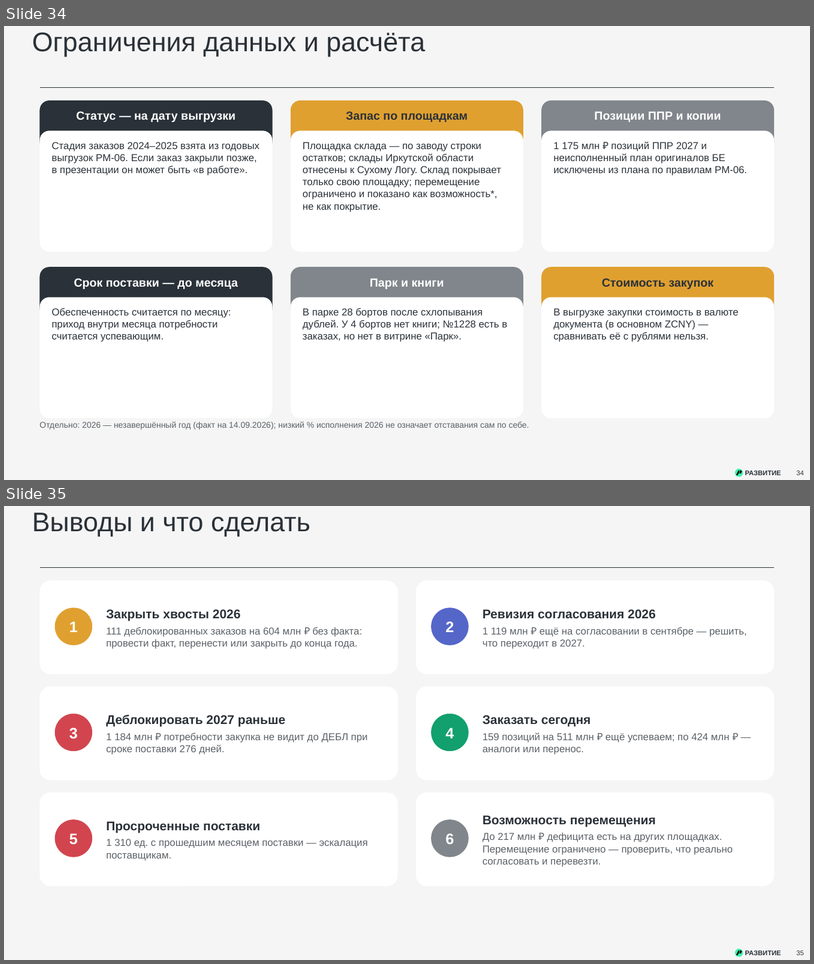
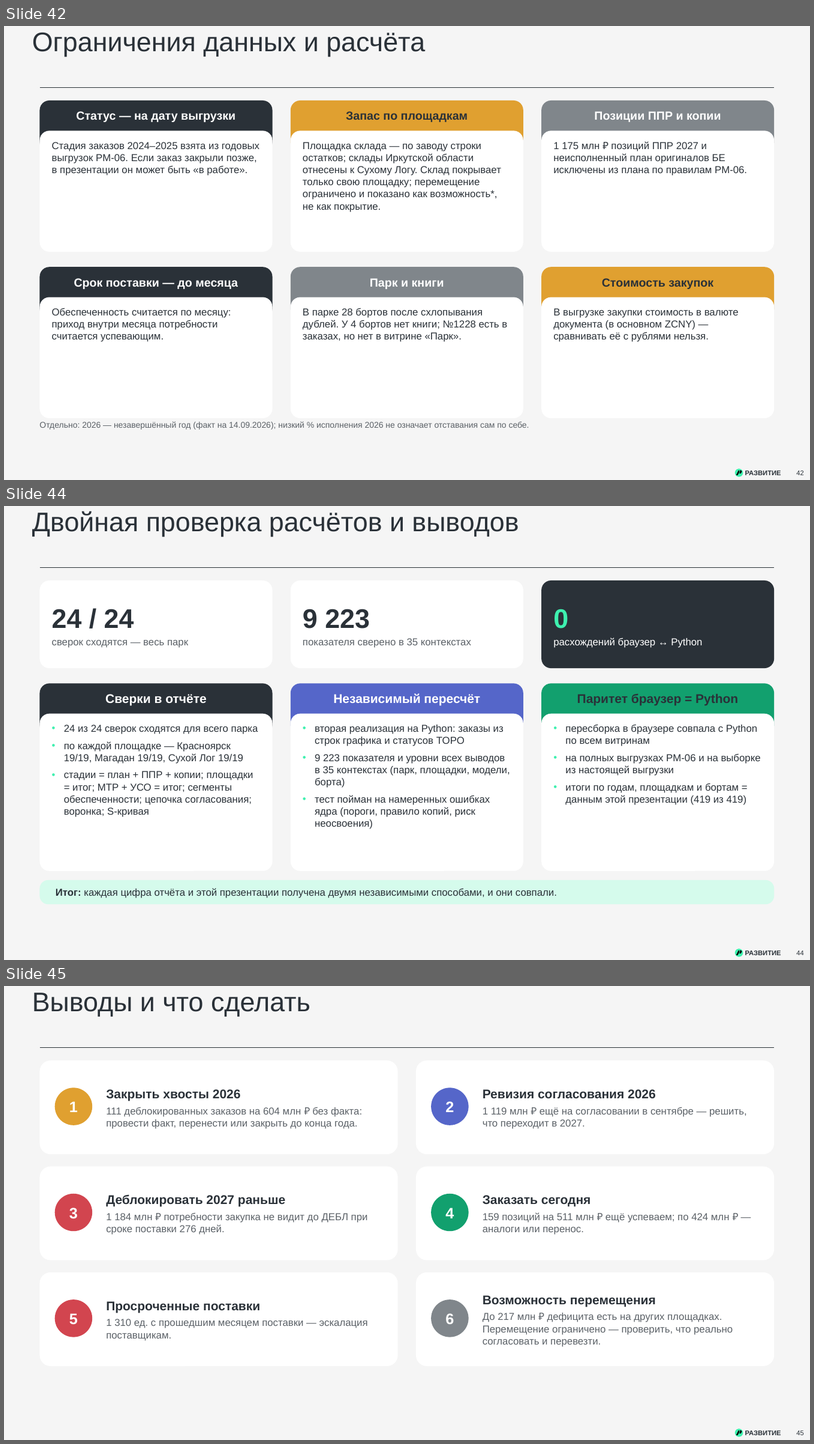
Before and after one commit to victorekuznetsov/TZ, a slide deck: exports/WK_ispolnenie_2024-2026_plan_2027.pptx. Shown one above the other, each under a label of ours: slides 34 and 35 before the commit, slides 42, 44 and 45 after it; the slides between them are not shown. The pictures are 814x964 and 814x1444 pixels, drawn with LibreOffice and Linux fonts; fonts in the diff are those of the drawing. Boxes give left, top, right and bottom in pixels: in the first picture for what was removed or moved away, otherwise in the second. Text is boxed around its words. In the diff, an @@ line names an element or a change of style, - is before the commit and + after.

```diff
--- a/exports/WK_ispolnenie_2024-2026_plan_2027.pptx
+++ b/exports/WK_ispolnenie_2024-2026_plan_2027.pptx
@@ slide 44 added at (4, 506, 810, 960), background #F5F5F5; not listed: 5 template elements that a slide beside it also shows @@
@@ title added at (32, 511, 519, 537), 32 pt, text #2A3138 @@
+Двойная проверка расчётов и выводов
@@ rounded rectangle added at (39, 580, 273, 668), fill #FFFFFF @@
@@ rounded rectangle added at (291, 580, 524, 668), fill #FFFFFF @@
@@ rounded rectangle added at (542, 580, 775, 668), fill #2A3138 @@
@@ text added at (52, 609, 188, 648), 12 pt, text #5B6167 @@
+24 / 24
+сверок сходятся — весь парк
@@ text added at (303, 609, 471, 648), 12 pt, text #5B6167 @@
+9 223
+показателя сверено в 35 контекстах
@@ text added at (554, 609, 702, 648), 12 pt, text #FFFFFF @@
+0
+расхождений браузер ↔ Python
@@ rounded rectangle added at (39, 683, 273, 735), fill #2A3138 @@
@@ rounded rectangle added at (291, 683, 524, 735), fill #5566C9 @@
@@ rounded rectangle added at (542, 683, 775, 735), fill #12A06E @@
@@ text added at (105, 694, 206, 706), 15 pt, text #FFFFFF, bold @@
+Сверки в отчёте
@@ text added at (333, 693, 480, 706), 15 pt, text #FFFFFF, bold @@
+Независимый пересчёт
@@ text added at (578, 694, 738, 706), 15 pt, text #2A3138, bold @@
+Паритет браузер = Python
@@ rounded rectangle added at (39, 714, 273, 871), fill #FFFFFF @@
@@ rounded rectangle added at (291, 714, 524, 871), fill #FFFFFF @@
@@ rounded rectangle added at (542, 714, 775, 871), fill #FFFFFF @@
@@ text added at (64, 724, 258, 817), 12 pt, text #2A3138 @@
+• 24 из 24 сверок сходятся для всего парка
+• по каждой площадке — Красноярск 19/19, Магадан 19/19, Сухой Лог 19/19
+• стадии = план + ППР + копии; площадки = итог; МТР + УСО = итог; сегменты обеспеченности; цепочка согласования; воронка; S-кривая
@@ text added at (315, 724, 510, 829), 12 pt, text #2A3138 @@
+• вторая реализация на Python: заказы из строк графика и статусов TOPO
+• 9 223 показателя и уровни всех выводов в 35 контекстах (парк, площадки, модели, борта)
+• тест пойман на намеренных ошибках ядра (пороги, правило копий, риск неосвоения)
@@ text added at (566, 724, 761, 805), 12 pt, text #2A3138 @@
+• пересборка в браузере совпала с Python по всем витринам
+• на полных выгрузках PM-06 и на выборке из настоящей выгрузки
+• итоги по годам, площадкам и бортам = данным этой презентации (419 из 419)
@@ rounded rectangle added at (39, 880, 775, 904), fill #D5FBEC, 12 pt, text #2A3138 @@
+Итог: каждая цифра отчёта и этой презентации получена двумя независимыми способами, и они совпали.
@@ what was slide 34 is now slide 42 @@
@@ page number at (797, 470, 804, 475): text changed @@
-34
+42
@@ what was slide 35 is now slide 45 @@
@@ page number at (797, 1430, 804, 1435): text changed @@
-35
+45
```
Also in this commit, not shown: 3 slides changed, 9 other slides added, 4 other files.
